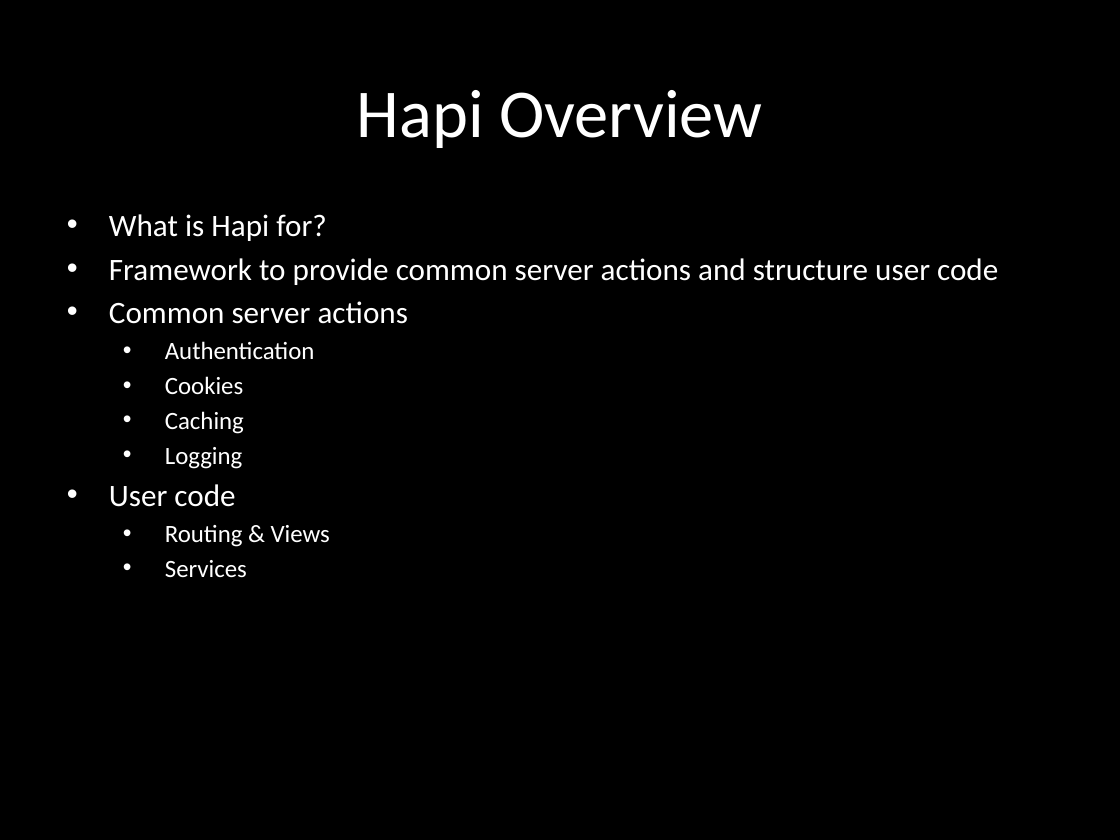
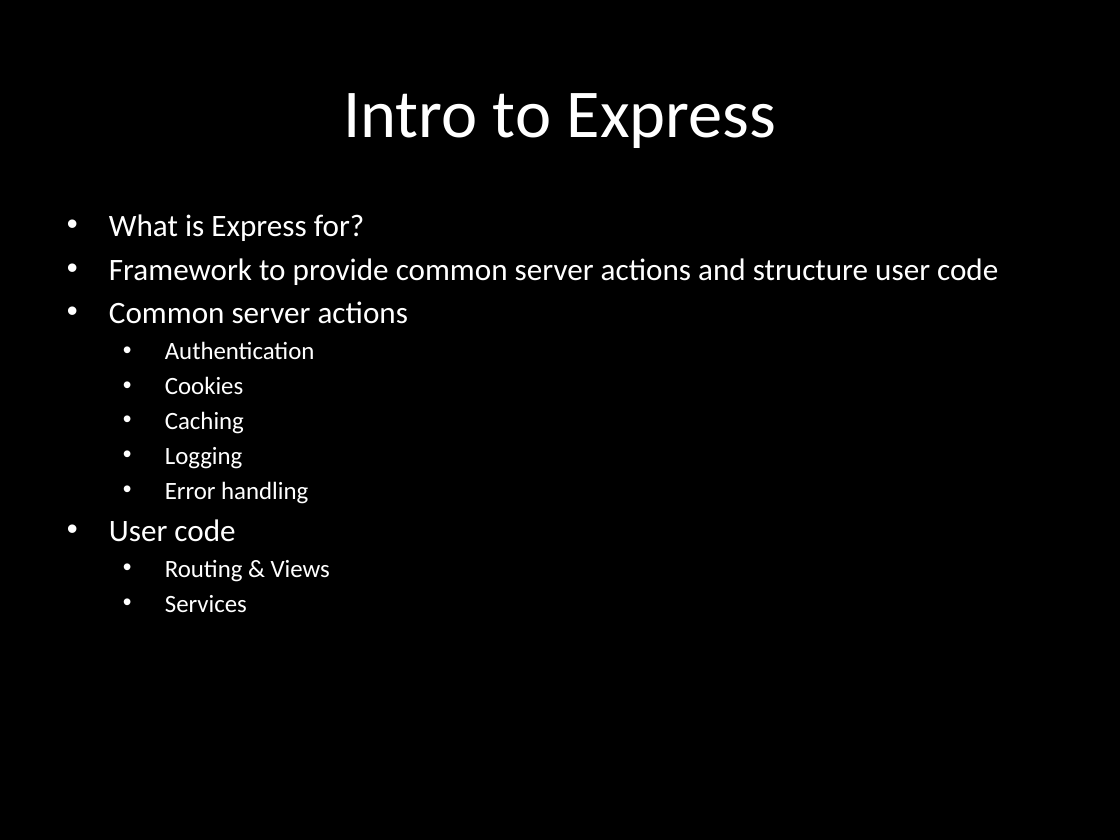
Before and after one commit to eliasjames/training-node-backbone, a slide deck: slide 14 of slides/Node & Backbone Slides Day 1.pptx (slide 13 before the commit). Drawn at 1120x840 pixels with LibreOffice and Linux fonts; fonts in the diff are those of the drawing. Boxes give left, top, right and bottom in pixels: in the first picture for what was removed or moved away, otherwise in the second. Text is boxed around its words. In the diff, an @@ line names an element or a change of style, - is before the commit and + after.

```diff
--- a/slides/Node & Backbone Slides Day 1.pptx
+++ b/slides/Node & Backbone Slides Day 1.pptx
@@ title at <box>343,93,776,148</box>: text changed @@
-Hapi Overview
+Intro to Express
@@ subtitle at <box>109,214,365,241</box>: text changed @@
-• What is Hapi for?
+• What is Express for?
@@ subtitle at <box>165,481,308,504</box>: paragraph added @@
+  • Error handling
```
Also in this commit, not shown: 7 other slides changed, 2 slides added, 12 slides removed, 8 other files.
